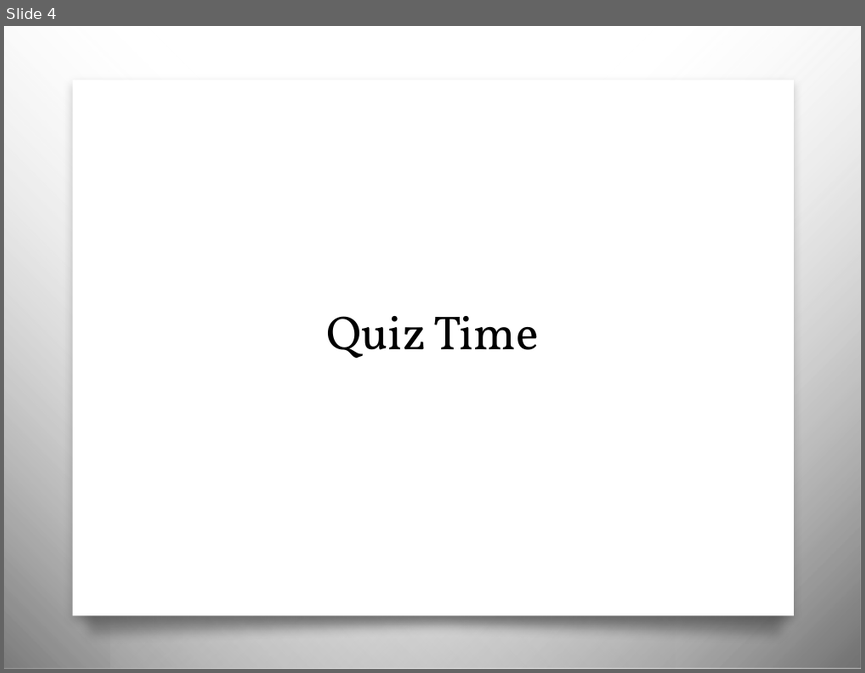
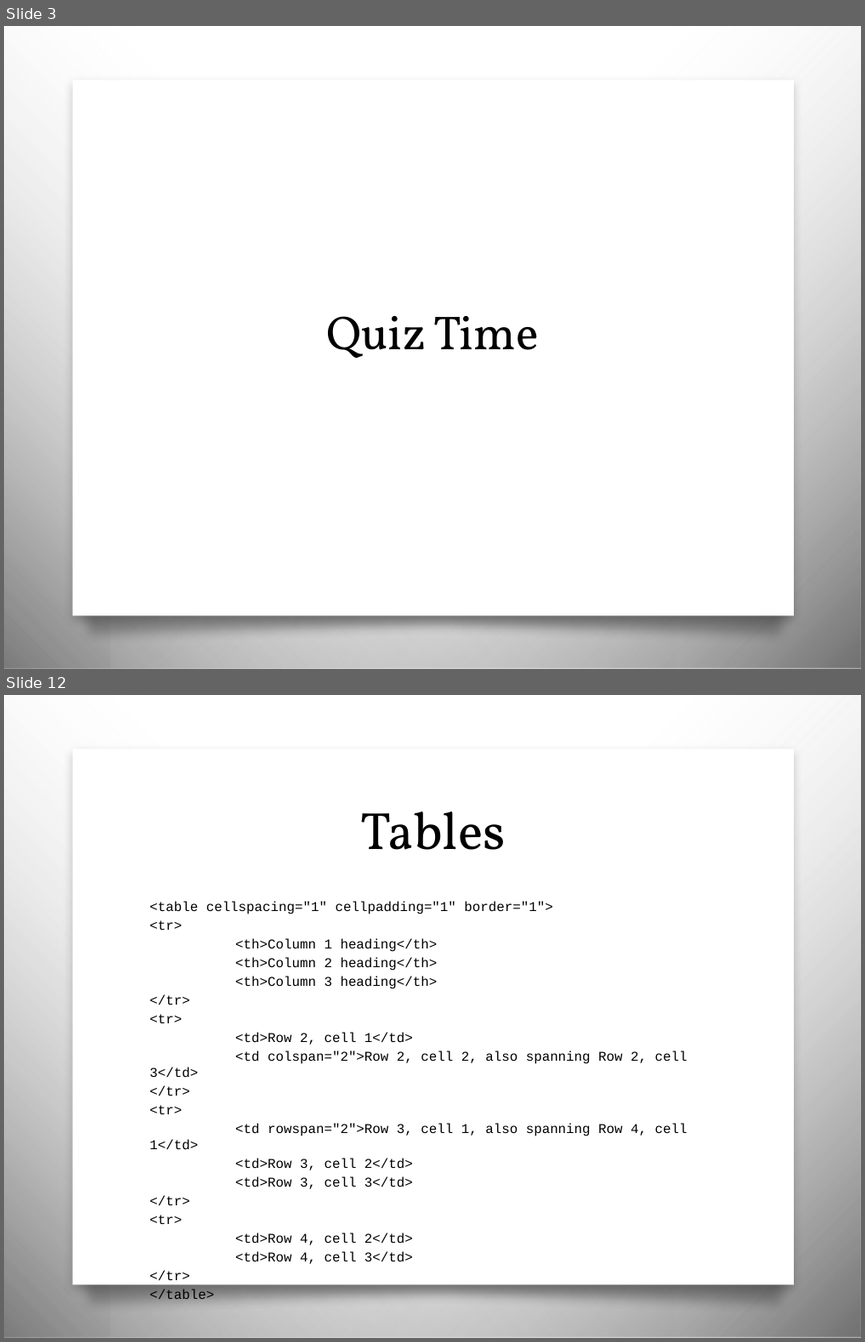
Before and after one commit to awayken/USF-ART329, a slide deck: slides/classthree/slides.pptx. Shown one above the other, each under a label of ours: slide 4 before the commit, slides 3 and 12 after it; the slides between them are not shown. The pictures are 865x673 and 865x1342 pixels, drawn with LibreOffice and Linux fonts; fonts in the diff are those of the drawing; background and template pictures are left out. Boxes give left, top, right and bottom in pixels: in the first picture for what was removed or moved away, otherwise in the second. Text is boxed around its words. In the diff, an @@ line names an element or a change of style, - is before the commit and + after.

```diff
--- a/slides/classthree/slides.pptx
+++ b/slides/classthree/slides.pptx
@@ slide 12 added at (4,695,861,1338), background picture (left out); not listed: 4 template elements that a slide beside it also shows @@
@@ title added at (361,811,506,850), 44 pt, text #000000 @@
+Tables
@@ text added at (149,901,687,1299), 11.2 pt, text #000000 @@
+<table cellspacing="1" cellpadding="1" border="1">
+<tr>
+<th>Column 1 heading</th>
+<th>Column 2 heading</th>
+<th>Column 3 heading</th>
+</tr>
+<tr>
+<td>Row 2, cell 1</td>
+<td colspan="2">Row 2, cell 2, also spanning Row 2, cell 3</td>
+</tr>
+<tr>
+<td rowspan="2">Row 3, cell 1, also spanning Row 4, cell 1</td>
+<td>Row 3, cell 2</td>
+<td>Row 3, cell 3</td>
+</tr>
+<tr>
+<td>Row 4, cell 2</td>
+<td>Row 4, cell 3</td>
+</tr>
+</table>
@@ what was slide 4 is now slide 3 @@
```
Also in this commit, not shown: 8 slides changed, 24 other slides added, 19 slides removed.
